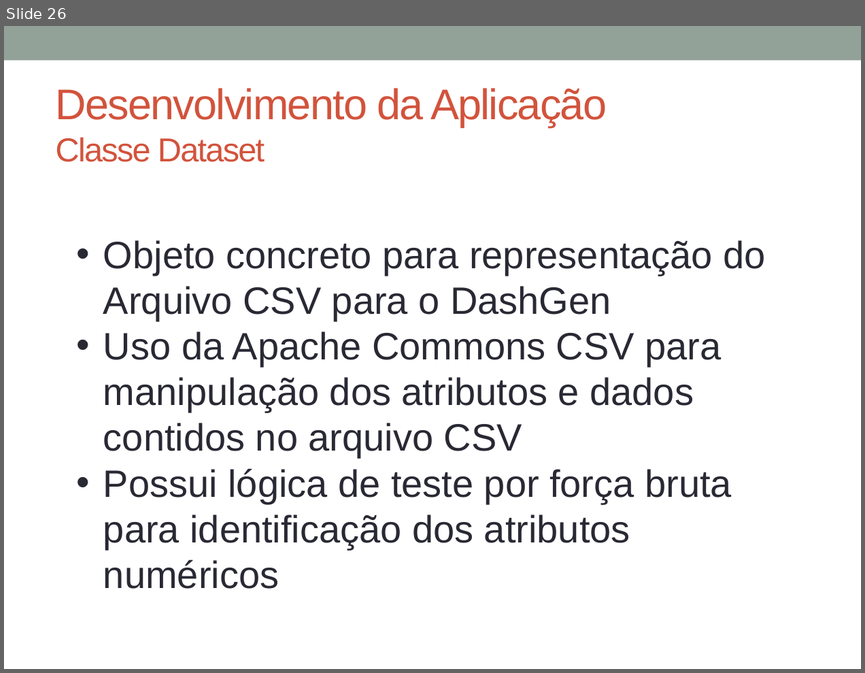
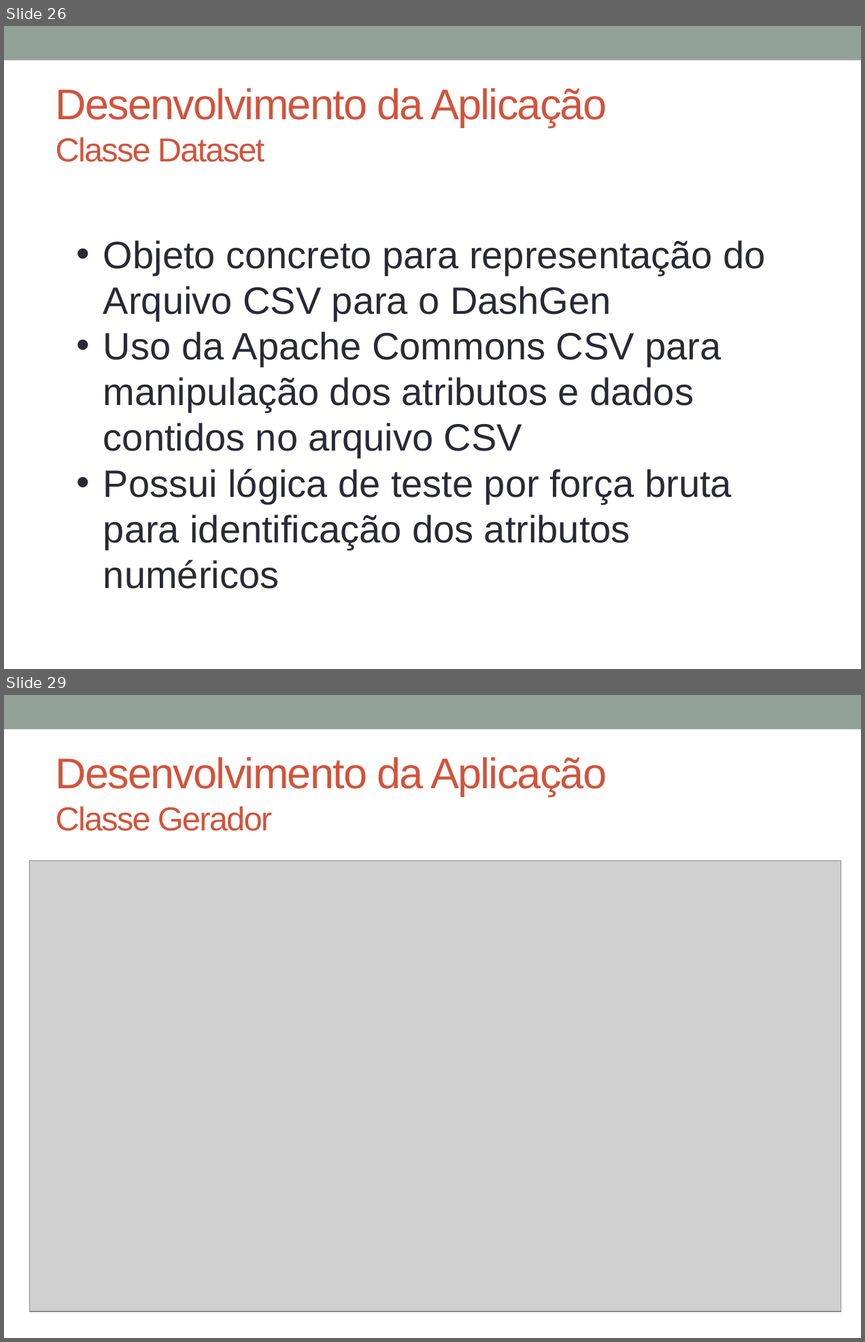
Before and after one commit to glaubergad/tccrepo, a slide deck: mono/Defesa TCC - DashGen.pptx. Shown one above the other, each under a label of ours: slide 26 before the commit, slides 26 and 29 after it; the slides between them are not shown. The pictures are 865x673 and 865x1342 pixels, drawn with LibreOffice and Linux fonts; fonts in the diff are those of the drawing; grey boxes stand for pictures. Boxes give left, top, right and bottom in pixels: in the first picture for what was removed or moved away, otherwise in the second. Text is boxed around its words. In the diff, an @@ line names an element or a change of style, - is before the commit and + after.

```diff
--- a/mono/Defesa TCC - DashGen.pptx
+++ b/mono/Defesa TCC - DashGen.pptx
@@ slide 29 added at (4, 695, 861, 1338), background #FFFFFF; not listed: 1 template element that a slide beside it also shows @@
@@ title added at (56, 757, 606, 831), 36 pt, text #D2533C @@
+Desenvolvimento da Aplicação
+Classe Gerador
@@ picture added at (30, 860, 841, 1311) @@
```
Also in this commit, not shown: 2 slides changed, 20 other slides added, 1 other file.
